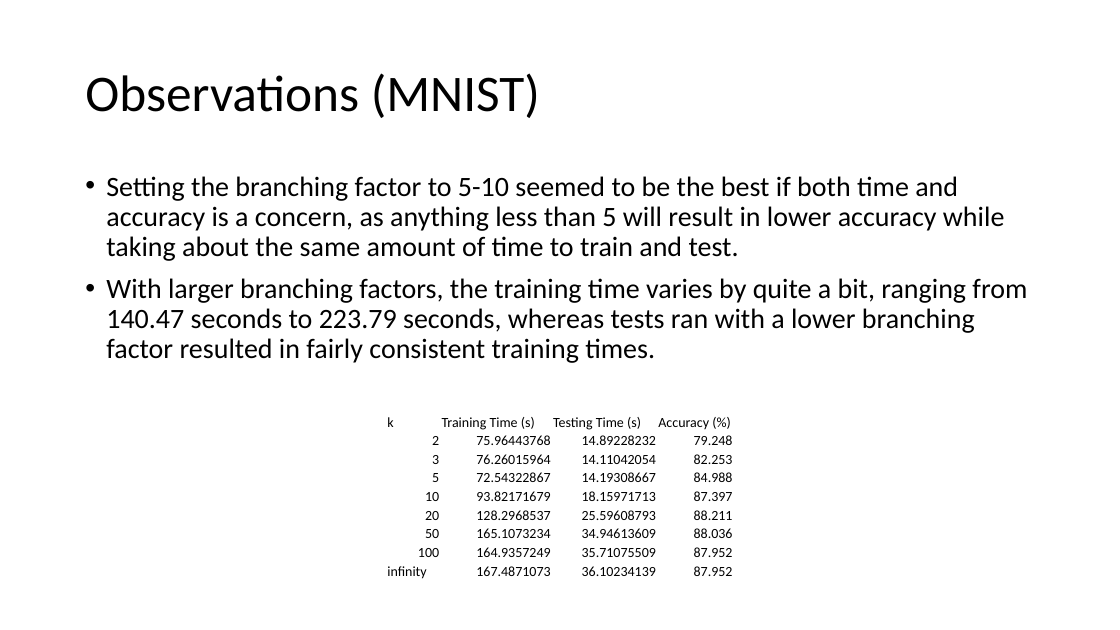
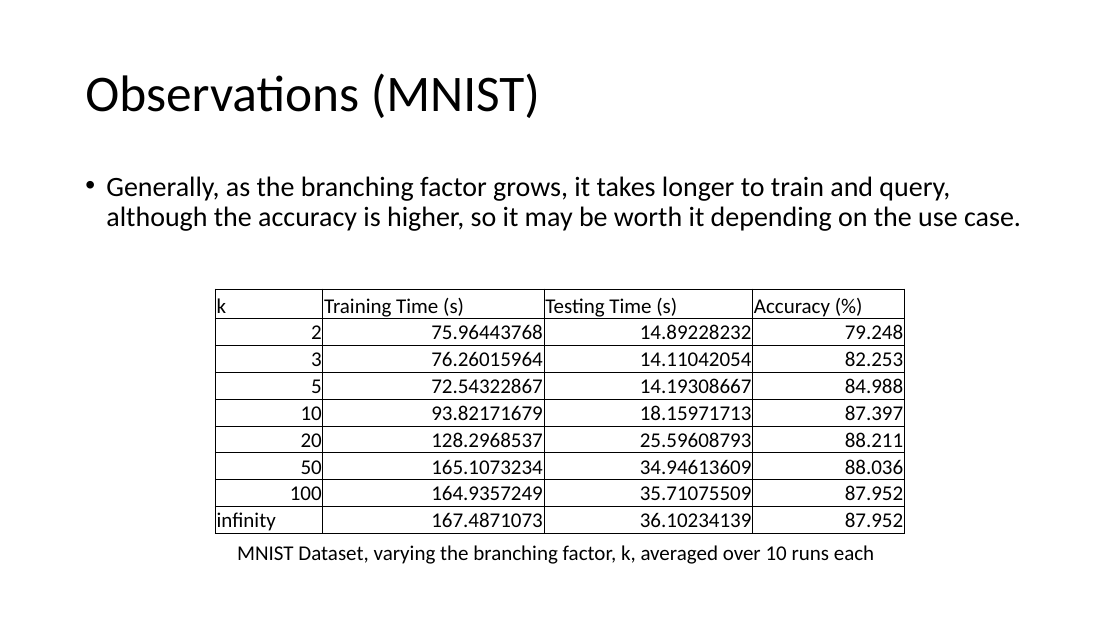
Before and after one commit to jayricco/AIFinalProject, a slide deck: slide 4 of Project/aipresentation.pptx. Drawn at 1120x630 pixels with LibreOffice and Linux fonts; fonts in the diff are those of the drawing. Boxes give left, top, right and bottom in pixels: in the first picture for what was removed or moved away, otherwise in the second. Text is boxed around its words. In the diff, an @@ line names an element or a change of style, - is before the commit and + after.

```diff
--- a/Project/aipresentation.pptx
+++ b/Project/aipresentation.pptx
@@ text at (x1=106, y1=176, x2=1021, y2=231): text changed @@
-• Setting the branching factor to 5-10 seemed to be the best if both time and accuracy is a concern, as anything less than 5 will result in lower accuracy while taking about the same amount of time to train and test.
-• With larger branching factors, the training time varies by quite a bit, ranging from 140.47 seconds to 223.79 seconds, whereas tests ran with a lower branching factor resulted in fairly consistent training times.
+• Generally, as the branching factor grows, it takes longer to train and query, although the accuracy is higher, so it may be worth it depending on the use case.
@@ table at (x1=216, y1=289, x2=905, y2=538) @@
@@ size 12 to 18 pt @@
@@ borders changed @@
@@ table resized from (x1=386, y1=413, x2=734, y2=583) to (x1=216, y1=289, x2=905, y2=538) @@
@@ text added at (x1=237, y1=545, x2=874, y2=564), 18 pt, text #000000 @@
+MNIST Dataset, varying the branching factor, k, averaged over 10 runs each
```
Also in this commit, not shown: 6 other slides changed, 1 slide added, 4 other files.
